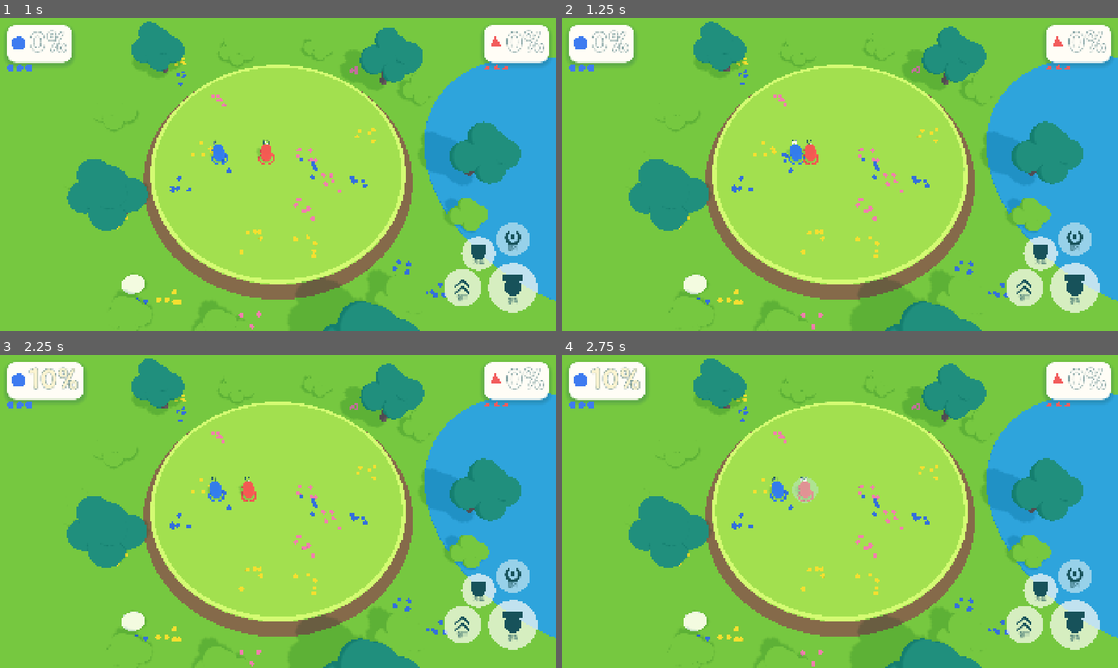
Above: before the commit, frames 1-4 (two rows, left to right).
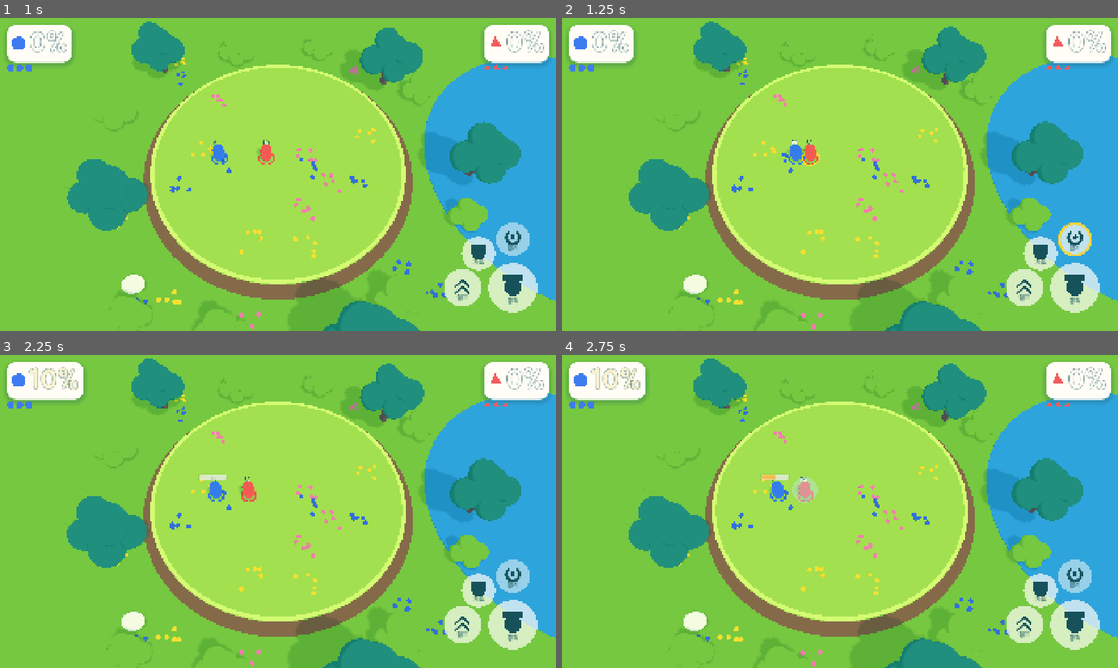
Above: after the commit, the same moments.

Repository: UICHEOL-HWANG/TheBrawlGuys
Game: Godot game, scene res://src/main/main.tscn
Same seed, same stepped clock (60 frames per second), same inputs: the game is played once before the commit and once after it.
Inputs (mouse positions are in pixels of both pictures, inside the frame that each line leads up to):
- Up to frame 1 (1 s): tap Enter (ui_accept) at 0.5 s; move the mouse to (400, 158) at 0.52 s; hold D (p1_right) from 0.53 s (still down); tap U (p1_grab) at 0.6 s; click (400, 158) at 0.67 s; tap Space (p1_jump) at 0.77 s
- Up to frame 2 (1.25 s): keep holding D (p1_right)
- Up to frame 3 (2.25 s): release D (p1_right) at 1.25 s; drag from (166, 527) to (250, 574) at 1.27 s; move the mouse to (333, 442) at 2.02 s; hold D (p1_right) from 2.03 s (still down); hold K (p1_heavy) from 2.03 s (still down); click (333, 442) at 2.17 s
- Up to frame 4 (2.75 s): keep holding D (p1_right); keep holding K (p1_heavy)

Frame 1 is identical in both runs. In frame 2, 0.5% of the frame differs, in the area x 43-96%, y 43-76%; in frame 3, less than 0.1%; in frame 4, less than 0.1%.

Commit message:
feat: wire items, charge gauges, grab hints and touch states into the match
Co-Authored-By: Claude Sonnet 5.5 <noreply@anthropic.com>

Diff:
--- a/src/main/main.gd
+++ b/src/main/main.gd
@@ -1,6 +1,7 @@
 extends Node
 ## Entry point: fixed 60 Hz sim loop + interpolated rendering (docs/PRD.md §5.4).
-## Phase 1: local player (keyboard + touch) vs bot, HUD, game feel, result and restart.
+## Phase 2: local player (keyboard + four-button touch) vs bot step 2, items, HUD, charge gauges,
+## grab hints, game feel, result and restart.
 
 const CONFIG_PATH := "res://src/config/default_config.tres"
 const SEED := 1
@@ -16,8 +17,12 @@
 var _camera: CameraRig
 var _panel: ConfigPanel
 var _local_input: LocalInput
+var _touch: TouchInput
 var _bot: BotController
 var _views: Array[FighterView] = []
+var _item_layer: ItemLayer
+var _grab_hint: GrabHint
+var _gauges: ChargeGaugeLayer
 var _hud: Hud
 var _feel: FeelDirector
 var _result_shown: bool = false
@@ -62,11 +67,19 @@
 		add_child(view)
 		view.setup(i, _config)
 		_views.append(view)
+	_item_layer = ItemLayer.new()
+	add_child(_item_layer)
+	_item_layer.setup(_config)
+	_grab_hint = GrabHint.new()
+	add_child(_grab_hint)
+	_grab_hint.setup(_config)
 
 	_local_input = LocalInput.new()
-	var touch := TouchInput.new()
-	add_child(touch)
-	touch.setup(_local_input, _config)
+	_touch = TouchInput.new()
+	add_child(_touch)
+	_touch.setup(_local_input, _config)
+	_gauges = ChargeGaugeLayer.new()
+	add_child(_gauges)
 	_hud = Hud.new()
 	add_child(_hud)
 	_hud.restart_requested.connect(_start_match)
@@ -81,8 +94,17 @@
 	return _world
 
 
+func get_hud() -> Hud:
+	return _hud
+
+
+func get_item_layer() -> ItemLayer:
+	return _item_layer
+
+
 func _start_match() -> void:
 	_local_input.reset()
+	_feel.reset()
 	_world = World.new(_config, SEED, PLAYER_COUNT)
 	_bot = BotController.new(BOT_PLAYER, _config)
 	_hud.setup(PLAYER_COUNT, _config.stocks)
@@ -109,9 +131,13 @@
 		events.append_array(_curr_state["events"])
 	_alpha = _ticker.alpha()
 	_draw_fighters()
+	_item_layer.sync(_prev_state["items"], _curr_state["items"], _alpha, int(_curr_state["tick"]))
 	_hud.update_from(_curr_state)
 	_feel.on_events(events)
+	_wobble_guards(events)
+	_update_local_hints()
 	_camera.follow(_camera_targets(), delta)
+	_gauges.update_from(_curr_state, _config, _camera.unproject)
 	if bool(_curr_state["match_over"]) and not _result_shown:
 		_result_shown = true
 		_hud.show_result(int(_curr_state["winner"]), LOCAL_PLAYER)
@@ -130,6 +156,28 @@
 	for i: int in _views.size():
 		var before: Dictionary = prev[i] if i < prev.size() else {}
 		_views[i].apply(before, curr[i], _alpha, tick)
+
+
+func _wobble_guards(events: Array) -> void:
+	for e: Dictionary in events:
+		if String(e["type"]) == "guard_hit":
+			var id := int(e["target"])
+			if id < _views.size():
+				_views[id].wobble()
+
+
+## Grab button highlight, grab target ring and disabled touch buttons for the local player.
+func _update_local_hints() -> void:
+	var me: Dictionary = _curr_state["fighters"][LOCAL_PLAYER]
+	var active := int(me["state"]) != Fighter.State.KO and not bool(_curr_state["match_over"])
+	_touch.set_enabled(active)
+	var ctx := GrabContext.evaluate(_curr_state, LOCAL_PLAYER, _config)
+	var kind := int(ctx["kind"])
+	_touch.set_grab_highlight(active and kind != GrabContext.Kind.NONE)
+	if active and (kind == GrabContext.Kind.ITEM or kind == GrabContext.Kind.FIGHTER):
+		_grab_hint.show_at(ctx["pos"])
+	else:
+		_grab_hint.hide_hint()
 
 
 func _camera_targets() -> PackedVector3Array:
--- a/src/render/feel/feel_director.gd
+++ b/src/render/feel/feel_director.gd
@@ -1,7 +1,11 @@
 class_name FeelDirector
 extends Node3D
 ## Turns sim events into game feel (design.md §9): hit puffs sized by knockback, screen shake that
-## starts when hitstop ends, a full-strength shake on ring-out. Render-side only.
+## starts when hitstop ends, a full-strength shake on ring-out, a small puff on guarded hits and a
+## large puff plus shake on bomb explosions. Render-side only.
+
+## Explosion shake as a fraction of shake_max.
+const EXPLOSION_SHAKE_RATIO := 0.8
 
 var _config: GameConfig
 var _camera: CameraRig
@@ -19,14 +23,42 @@
 		match String(e["type"]):
 			"hit":
 				var kb: float = e["knockback"]
-				var spark := HitSpark.new()
-				add_child(spark)
-				spark.play(e["pos"], kb >= _config.spark_large_threshold)
+				_spark(e["pos"], kb >= _config.spark_large_threshold)
 				_shake.add(kb, float(e["hitstop_ticks"]) / SimTime.TICK_RATE)
+			"guard_hit":
+				_spark(e["pos"], false)
+			"explosion":
+				_spark(e["pos"], true)
+				_shake.add(_full_shake_knockback() * EXPLOSION_SHAKE_RATIO, 0.0)
 			"ringout":
-				_shake.add(_config.shake_max / maxf(_config.shake_per_knockback, 0.0001), 0.0)
+				_shake.add(_full_shake_knockback(), 0.0)
+
+
+## A restart starts with a still camera (Phase 1 carry-over).
+func reset() -> void:
+	_shake = ShakeModel.new(_config)
+	if _camera != null:
+		_camera.set_shake_offset(Vector3.ZERO)
+
+
+func shake_amplitude() -> float:
+	return _shake.amplitude()
 
 
 func _process(delta: float) -> void:
-	if _shake != null and _camera != null:
-		_camera.set_shake_offset(_shake.update(delta))
+	if _shake == null:
+		return
+	var offset := _shake.update(delta)
+	if _camera != null:
+		_camera.set_shake_offset(offset)
+
+
+func _spark(at: Vector3, large: bool) -> void:
+	var spark := HitSpark.new()
+	add_child(spark)
+	spark.play(at, large)
+
+
+## The knockback whose shake reaches shake_max.
+func _full_shake_knockback() -> float:
+	return _config.shake_max / maxf(_config.shake_per_knockback, 0.0001)
--- a/src/ui/hud.gd
+++ b/src/ui/hud.gd
@@ -10,6 +10,7 @@
 const RESULT_BANNER_SCENE := preload("res://src/ui/components/result_banner/result_banner.tscn")
 const LAYER := 5
 
+var _margin: MarginContainer
 var _row: HBoxContainer
 var _banner: ResultBanner
 var _counters: Array[DamageCounter] = []
@@ -75,15 +76,14 @@
 
 
 func _build_frame() -> void:
-	var margin := MarginContainer.new()
-	margin.set_anchors_and_offsets_preset(Control.PRESET_TOP_WIDE)
-	margin.mouse_filter = Control.MOUSE_FILTER_IGNORE
-	for side: String in ["left", "right", "top"]:
-		margin.add_theme_constant_override("margin_" + side, DS.S5)
-	add_child(margin)
+	_margin = MarginContainer.new()
+	_margin.set_anchors_and_offsets_preset(Control.PRESET_TOP_WIDE)
+	_margin.mouse_filter = Control.MOUSE_FILTER_IGNORE
+	_apply_safe_area()
+	add_child(_margin)
 	_row = HBoxContainer.new()
 	_row.mouse_filter = Control.MOUSE_FILTER_IGNORE
-	margin.add_child(_row)
+	_margin.add_child(_row)
 	var center := CenterContainer.new()
 	center.set_anchors_and_offsets_preset(Control.PRESET_FULL_RECT)
 	center.mouse_filter = Control.MOUSE_FILTER_IGNORE
@@ -91,3 +91,17 @@
 	_banner = RESULT_BANNER_SCENE.instantiate() as ResultBanner
 	center.add_child(_banner)
 	_banner.restart_requested.connect(func() -> void: restart_requested.emit())
+	get_viewport().size_changed.connect(_apply_safe_area)
+
+
+## Keeps the s5 margin inside the device safe area (DS-LAY-02, Phase 1 carry-over).
+func _apply_safe_area() -> void:
+	var vp := get_viewport().get_visible_rect()
+	var safe := SafeArea.rect(get_viewport())
+	_margin.add_theme_constant_override("margin_left", int(safe.position.x - vp.position.x) + DS.S5)
+	_margin.add_theme_constant_override("margin_right", int(vp.end.x - safe.end.x) + DS.S5)
+	_margin.add_theme_constant_override("margin_top", int(safe.position.y - vp.position.y) + DS.S5)
+
+
+func frame_margin(side: String) -> int:
+	return _margin.get_theme_constant("margin_" + side)
--- /dev/null
+++ b/tests/unit/test_feel_director.gd
@@ -0,0 +1,26 @@
+extends GutTest
+
+
+func test_reset_stops_the_shake() -> void:
+	var c := GameConfig.new()
+	var feel := FeelDirector.new()
+	add_child_autofree(feel)
+	feel.setup(c, null)
+	feel.on_events([{"type": "ringout", "id": 1, "pos": Vector3.ZERO, "stocks_left": 2}])
+	feel._process(1.0 / 60.0)
+	assert_gt(feel.shake_amplitude(), 0.0)
+	feel.reset()
+	assert_eq(feel.shake_amplitude(), 0.0, "a restart starts calm")
+
+
+func test_explosion_shakes_and_guard_hit_puffs() -> void:
+	var c := GameConfig.new()
+	var feel := FeelDirector.new()
+	add_child_autofree(feel)
+	feel.setup(c, null)
+	feel.on_events([{"type": "guard_hit", "attacker": 0, "target": 1, "pos": Vector3(0, 1, 0), "knockback": 0.0, "hitstop_ticks": 4, "power": 1.0}])
+	assert_eq(feel.get_child_count(), 1, "a small puff for a guarded hit")
+	feel.on_events([{"type": "explosion", "id": 0, "pos": Vector3.ZERO, "radius": c.bomb_radius}])
+	feel._process(1.0 / 60.0)
+	assert_gt(feel.shake_amplitude(), 0.0)
+	assert_eq(feel.get_child_count(), 2)
--- a/tests/unit/test_hud.gd
+++ b/tests/unit/test_hud.gd
@@ -42,3 +42,9 @@
 	assert_eq(banner.title(), "승리!")
 	_hud.hide_result()
 	assert_false(_hud.result_visible())
+
+
+func test_frame_keeps_the_s5_margin_inside_the_safe_area() -> void:
+	# desktop: the safe area is the whole viewport, so the margin is exactly s5
+	assert_eq(_hud.frame_margin("left"), DS.S5)
+	assert_eq(_hud.frame_margin("top"), DS.S5)
--- a/tests/unit/test_main_smoke.gd
+++ b/tests/unit/test_main_smoke.gd
@@ -10,3 +10,33 @@
 	assert_gt(w.tick_count, 0, "fixed ticks advanced")
 	assert_eq(w.fighters.size(), 2)
 	assert_ne(w.fighters[1].pos, Rules.spawn_point(1, 2, w.config), "the bot moved")
+
+
+func test_restart_after_a_ko_starts_a_clean_match() -> void:
+	var main: Node = (load("res://src/main/main.tscn") as PackedScene).instantiate()
+	add_child_autofree(main)
+	await wait_seconds(0.2)
+	var w: World = main.call("get_world")
+	w.fighters[1].stocks = 1
+	w.fighters[1].pos = Vector3(0, w.config.kill_y - 1, 0)
+	await wait_seconds(0.2)
+	var hud: Hud = main.call("get_hud")
+	assert_true(hud.result_visible(), "the KO ends the match and shows the result")
+	hud.restart_requested.emit()
+	await wait_frames(1)
+	var fresh: World = main.call("get_world")
+	assert_ne(fresh, w, "a new world")
+	assert_false(hud.result_visible())
+	assert_eq(hud.counter_text(1), "0%")
+	assert_lt(fresh.tick_count, 30, "the new match just started")
+
+
+func test_items_in_the_world_get_views() -> void:
+	var main: Node = (load("res://src/main/main.tscn") as PackedScene).instantiate()
+	add_child_autofree(main)
+	await wait_seconds(0.2)
+	var w: World = main.call("get_world")
+	w.items.add(Item.Kind.BOMB, Vector3(0, 0, 0), Item.State.GROUND, w.config)
+	await wait_seconds(0.1)
+	var layer: ItemLayer = main.call("get_item_layer")
+	assert_eq(layer.view_count(), 1)
Binary file added: dev/active/phase-2/evidence/match-hud-touch.png
Not shown, added: tests/unit/test_feel_director.gd.uid
